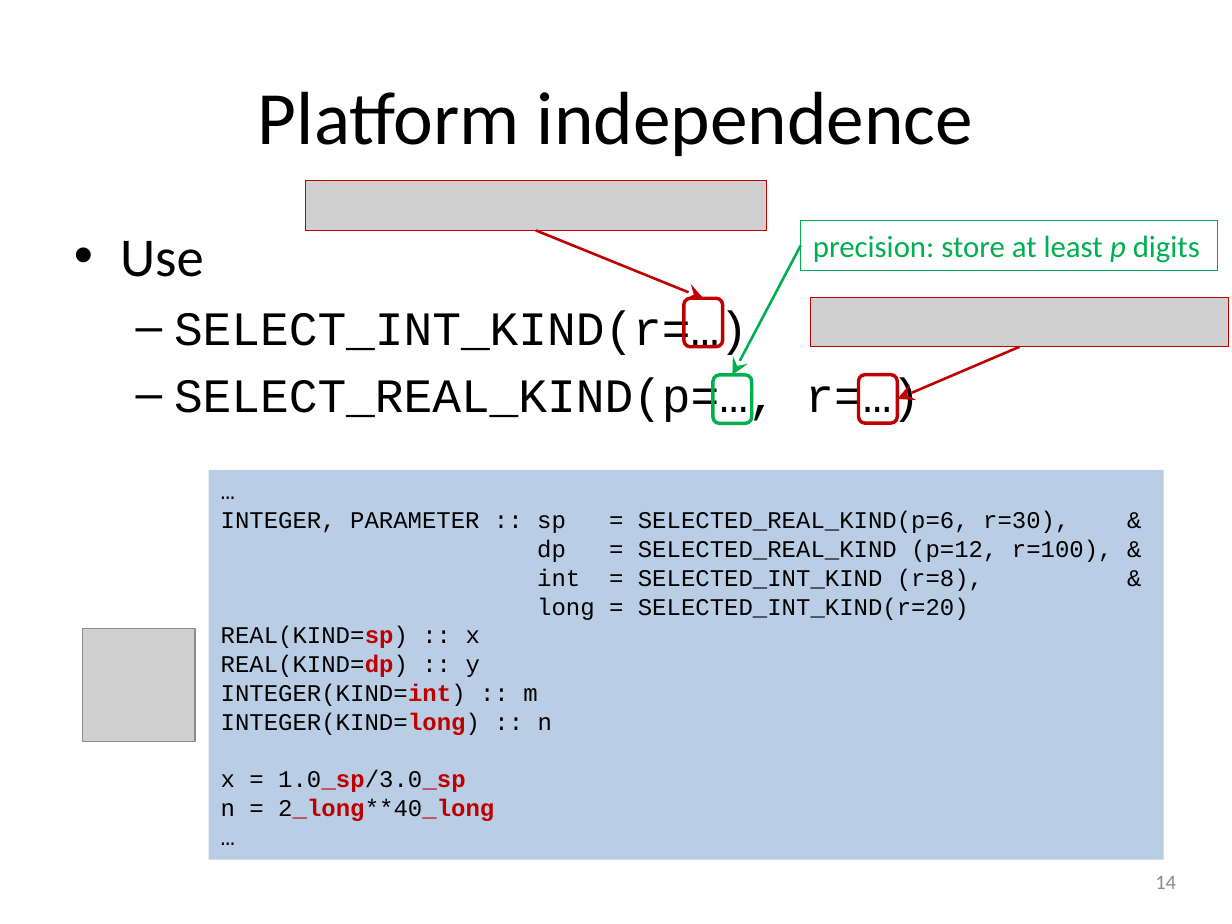
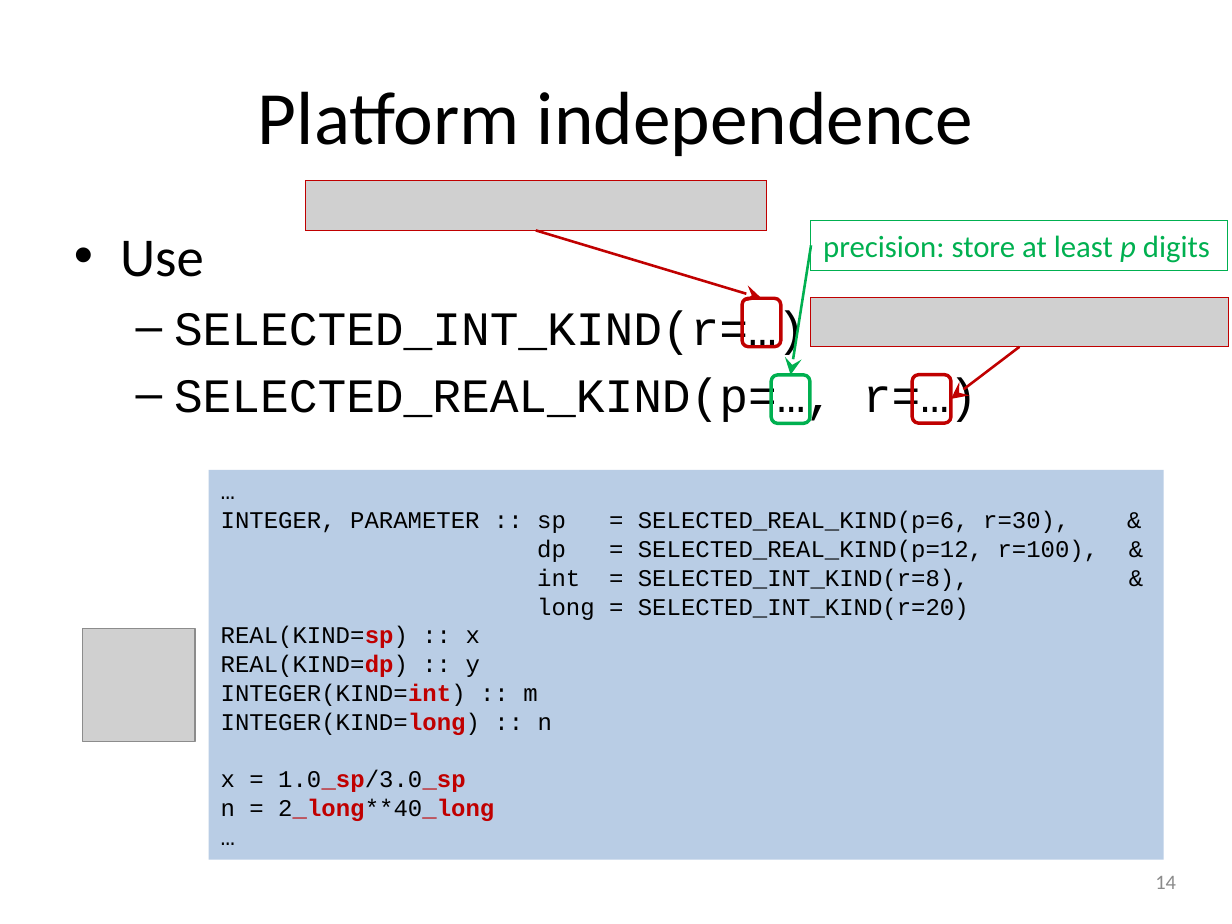
Before and after one commit to gjbex/Fortran-for-programmers, a slide deck: slide 14 of fortran_for_programmers.pptx. Drawn at 1232x924 pixels with LibreOffice and Linux fonts; fonts in the diff are those of the drawing; grey boxes stand for pictures. Boxes give left, top, right and bottom in pixels: in the first picture for what was removed or moved away, otherwise in the second. Text is boxed around its words. In the diff, an @@ line names an element or a change of style, - is before the commit and + after.

Commit message:
Fix typos

```diff
--- a/fortran_for_programmers.pptx
+++ b/fortran_for_programmers.pptx
@@ arrow moved from (536, 230) - (703, 298) to (536, 230) - (761, 298) @@
@@ rectangle "precision: store at least p ...": place and size @@
-rectangle "precision: store at least p ..." at (801,221,1217,270)
+rectangle "precision: store at least p ..." at (811,221,1227,270)
@@ arrow moved from (801, 245) - (732, 375) to (811, 245) - (791, 375) @@
@@ rounded rectangle: place and size @@
-rounded rectangle at (684,298,722,346)
+rounded rectangle at (742,298,780,346)
@@ text at (174,310,978,425): text changed @@
-  – SELECT_INT_KIND(r=…)
-  – SELECT_REAL_KIND(p=…, r=…)
+  – SELECTED_INT_KIND(r=…)
+  – SELECTED_REAL_KIND(p=…, r=…)
@@ arrow moved from (1020, 347) - (897, 399) to (1020, 347) - (951, 399) @@
@@ rounded rectangle: place and size @@
-rounded rectangle at (713,375,752,423)
+rounded rectangle at (771,375,809,423)
@@ rounded rectangle: place and size @@
-rounded rectangle at (859,375,897,423)
+rounded rectangle at (912,375,950,423)
@@ text in rectangle at (537,540,1099,591): spaces changed @@
-dp = SELECTED_REAL_KIND (p=12, r=100), &
-int = SELECTED_INT_KIND (r=8), &
+dp = SELECTED_REAL_KIND(p=12, r=100), &
+int = SELECTED_INT_KIND(r=8), &
```
Also in this commit, not shown: 1 other slide changed.
